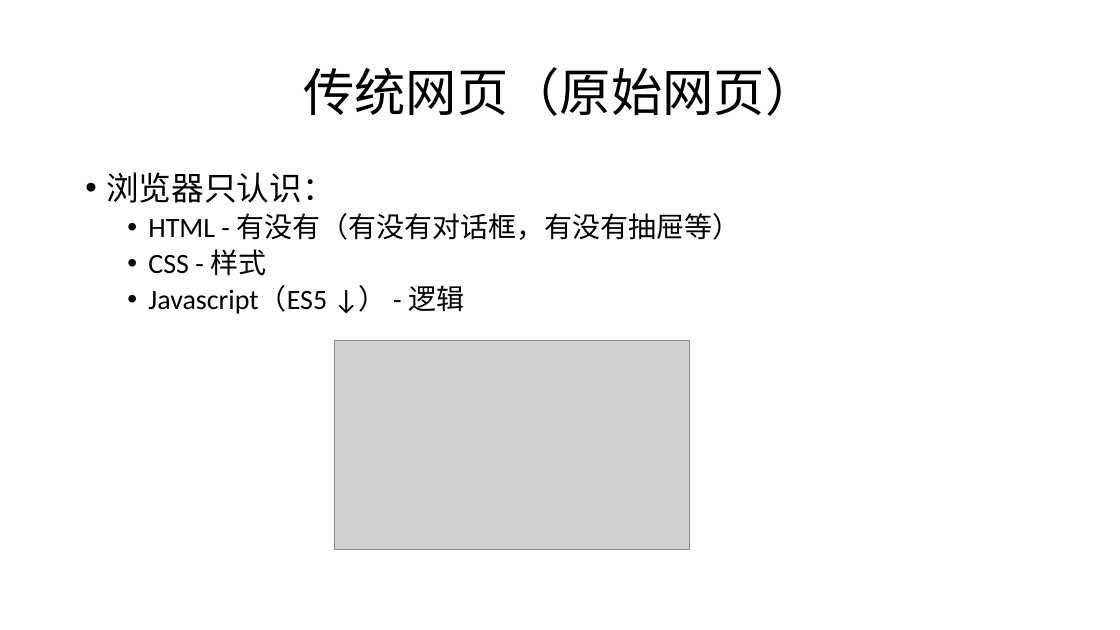
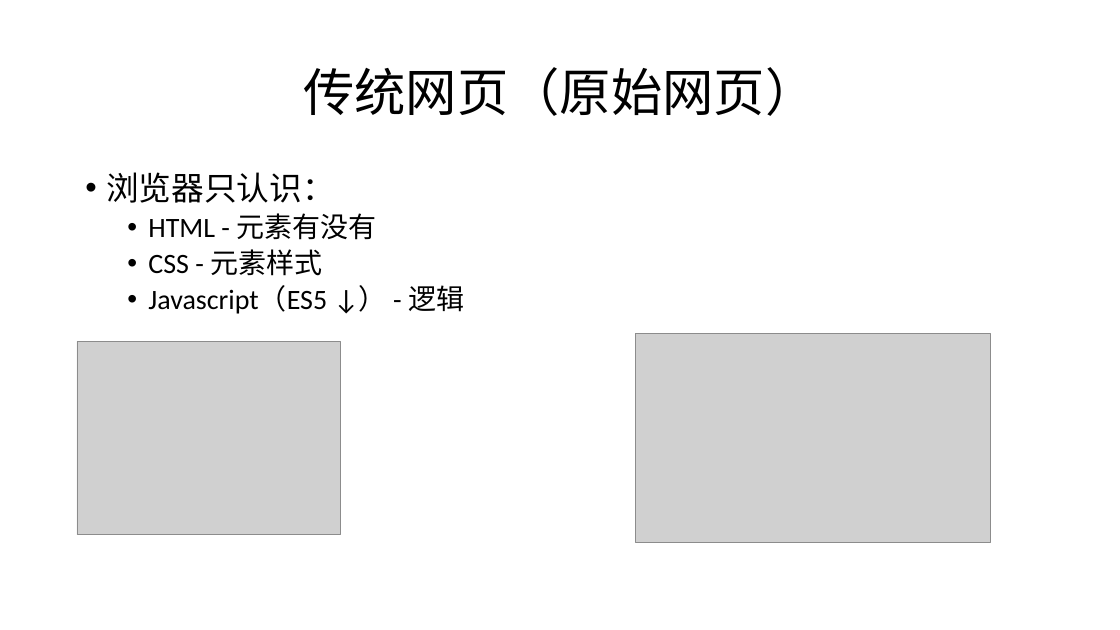
Before and after one commit to Cohen-Wang/workbench, a slide deck: slide 5 of cloud/webpack-ppt/培训 - webpack.pptx. Drawn at 1120x630 pixels with LibreOffice and Linux fonts; fonts in the diff are those of the drawing; grey boxes stand for pictures. Boxes give left, top, right and bottom in pixels: in the first picture for what was removed or moved away, otherwise in the second. Text is boxed around its words. In the diff, an @@ line names an element or a change of style, - is before the commit and + after.

```diff
--- a/cloud/webpack-ppt/培训 - webpack.pptx
+++ b/cloud/webpack-ppt/培训 - webpack.pptx
@@ text at <box>148,213,376,276</box>: text changed @@
-  • HTML - 有没有（有没有对话框，有没有抽屉等）
-  • CSS - 样式
+  • HTML - 元素有没有
+  • CSS - 元素样式
@@ picture added at <box>77,341,341,534</box> @@
@@ picture: place and size @@
-picture at <box>334,340,689,549</box>
+picture at <box>636,334,991,543</box>
```
Also in this commit, not shown: 18 other slides changed, 3 slides added, 9 other files.
